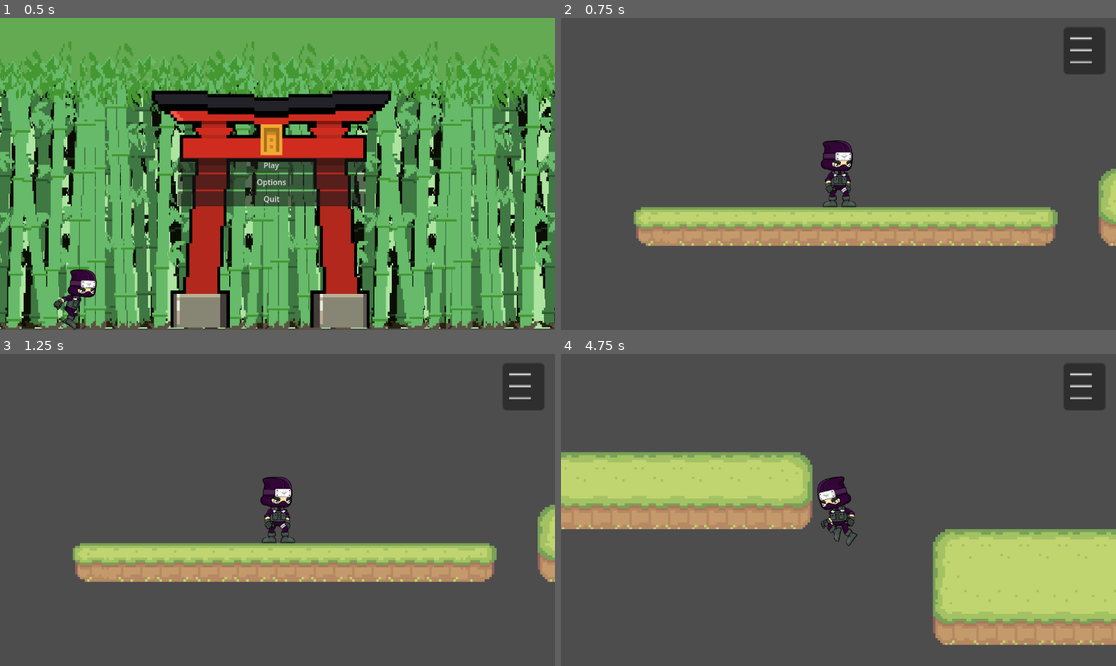
Above: before the commit, frames 1-4 (two rows, left to right).
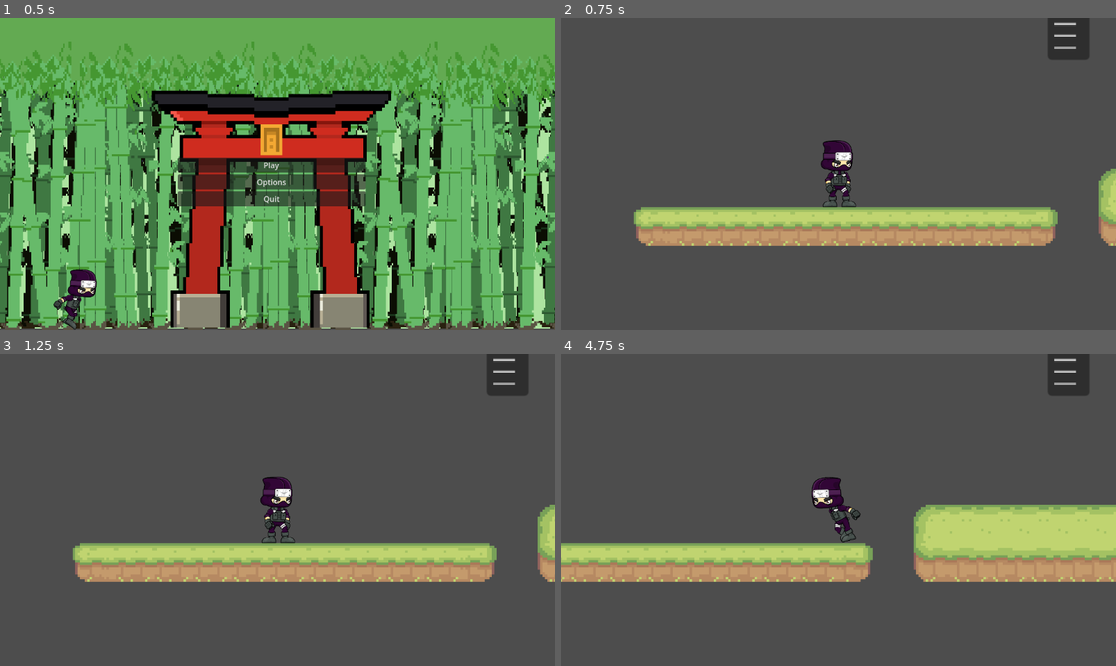
Above: after the commit, the same moments.

Repository: KookyKiwi/Sticky_Ninja
Game: Godot game, scene res://Scenes/main_menu.tscn
The game is run twice, just before and just after one commit, with the same random seed, the same clock (stepped at 60 frames per second) and the same inputs.
Inputs (mouse positions are in pixels of both pictures, inside the frame that each line leads up to):
- Up to frame 1 (0.5 s): no input
- Up to frame 2 (0.75 s): click "Play" at 0.5 s
- Up to frame 3 (1.25 s): no input
- Up to frame 4 (4.75 s): click "|||" at 1.25 s; click "Resume" at 2 s; tap Enter at 2.75 s; move the mouse to (960, 494) at 2.77 s; hold D (right) 2.78-4.28 s; right-click (960, 494) at 2.85 s; tap W (jump) at 3.02, 3.77 s; move the mouse to (727, 525) at 3.52 s; right-click (727, 525) at 3.6 s; move the mouse to (894, 441) at 4.27 s; hold A (left) from 4.28 s (still down); right-click (894, 441) at 4.35 s

Frame 1 is identical in both runs. In frame 2, 1.2% of the frame differs, in the area x 87-98%, y 0-18%; in frame 3, 1.2%; in frame 4, 34%, in the area x 0-100%, y 0-94%.

Commit message:
Sticky I guess

Diff:
--- a/Scenes/Test_Map.tscn
+++ b/Scenes/Test_Map.tscn
@@ -160,10 +160,10 @@
 [node name="PauseMenu" type="CanvasLayer" parent="Player"]
 
 [node name="Pause Menu" parent="Player/PauseMenu" instance=ExtResource("3_cmvgl")]
-offset_left = -1.0
-offset_top = -1.0
-offset_right = -1.0
-offset_bottom = -1.0
+offset_left = -34.0
+offset_top = -31.0
+offset_right = -34.0
+offset_bottom = -31.0
 
 [node name="Platform" type="Node" parent="."]
 
--- a/Scripts/playerMovment.gd
+++ b/Scripts/playerMovment.gd
@@ -1,5 +1,4 @@
 extends CharacterBody2D
-
 
 const SPEED = 300.0
 const JUMP_VELOCITY = -400.0
@@ -14,6 +13,15 @@
 	if Input.is_action_just_pressed("jump") and is_on_floor():
 		velocity.y = JUMP_VELOCITY
 
+
+	if is_on_wall():
+		velocity = Vector2.ZERO
+		if Input.is_action_just_pressed("mouse_right"):
+			var mouse_direction = get_global_mouse_position() - global_position
+			if mouse_direction != Vector2.ZERO:
+				mouse_direction = mouse_direction.normalized()
+				mouse_direction.x = mouse_direction.x * 6
+				velocity = mouse_direction * 400
 
 	var direction := Input.get_axis("left", "right")
 
